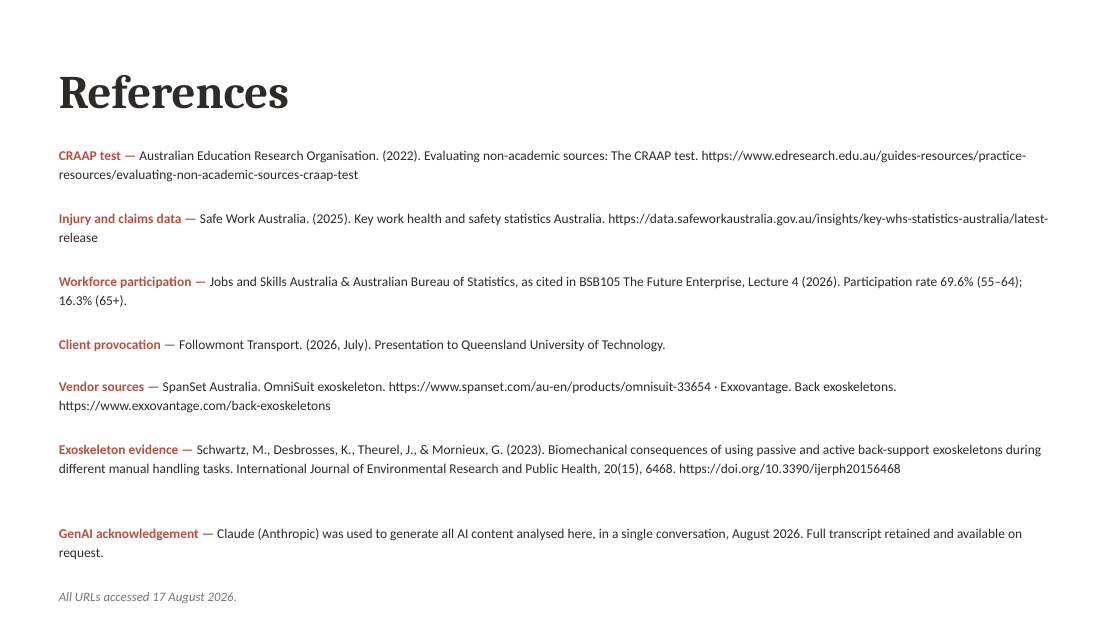
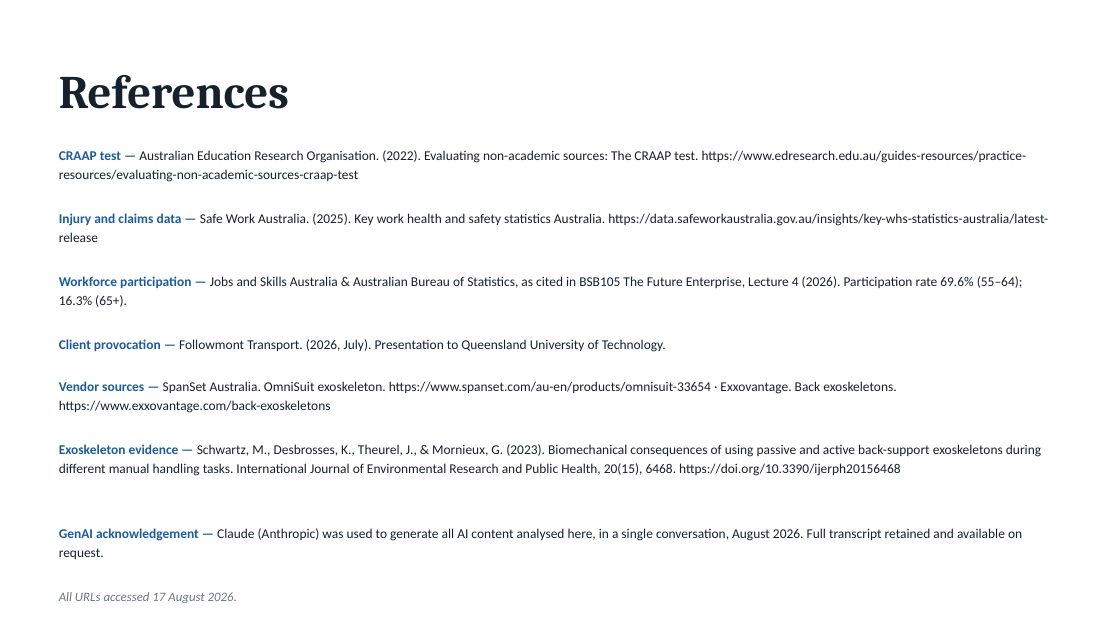
Before and after one commit to danielfrancogomez-wq/My-computer-claude-code, a slide deck: slide 13 of Followmont-Prompt-Chain.pptx. Drawn at 1120x630 pixels with LibreOffice and Linux fonts; fonts in the diff are those of the drawing. Boxes give left, top, right and bottom in pixels: in the first picture for what was removed or moved away, otherwise in the second. Text is boxed around its words. In the diff, an @@ line names an element or a change of style, - is before the commit and + after.

```diff
--- a/Followmont-Prompt-Chain.pptx
+++ b/Followmont-Prompt-Chain.pptx
@@ text "References" at box(59, 75, 289, 109): text colour #2E2A28 to #16212E @@
@@ text "CRAAP test — Australian Education ..." at box(59, 150, 1027, 182): text colour #B85042 to #1D5C9B in "CRAAP test —"; text colour #2E2A28 to #16212E @@
@@ text "Injury and claims data — ..." at box(59, 213, 1048, 242): text colour #B85042 to #1D5C9B in "Injury and claims data —"; text colour #2E2A28 to #16212E in "Safe Work Australia. (2025). Key work health ..." @@
@@ text "Workforce participation — Jobs and ..." at box(59, 276, 1023, 307): text colour #B85042 to #1D5C9B in "Workforce participation —"; text colour #2E2A28 to #16212E in "Jobs and Skills Australia & Australian Bureau ..." @@
@@ text "Client provocation — Followmont Transport. ..." at box(59, 339, 666, 352): text colour #B85042 to #1D5C9B in "Client provocation —"; text colour #2E2A28 to #16212E in "Followmont Transport. (2026, July). Presentation to Queensla ..." @@
@@ text "Vendor sources — SpanSet Australia. ..." at box(59, 381, 896, 413): text colour #B85042 to #1D5C9B in "Vendor sources —"; text colour #2E2A28 to #16212E @@
@@ text "Exoskeleton evidence — Schwartz, M., ..." at box(59, 444, 1041, 476): text colour #B85042 to #1D5C9B in "Exoskeleton evidence —"; text colour #2E2A28 to #16212E @@
@@ text "GenAI acknowledgement — Claude (Anthropic) ..." at box(59, 528, 1022, 559): text colour #B85042 to #1D5C9B in "GenAI acknowledgement —"; text colour #2E2A28 to #16212E in "Claude (Anthropic) was used to generate all ..." @@
@@ text "All URLs accessed 17 August ..." at box(59, 592, 237, 603): text colour #7A736E to #6B7787 @@
```
Also in this commit, not shown: 12 other slides changed, 1 other file.
